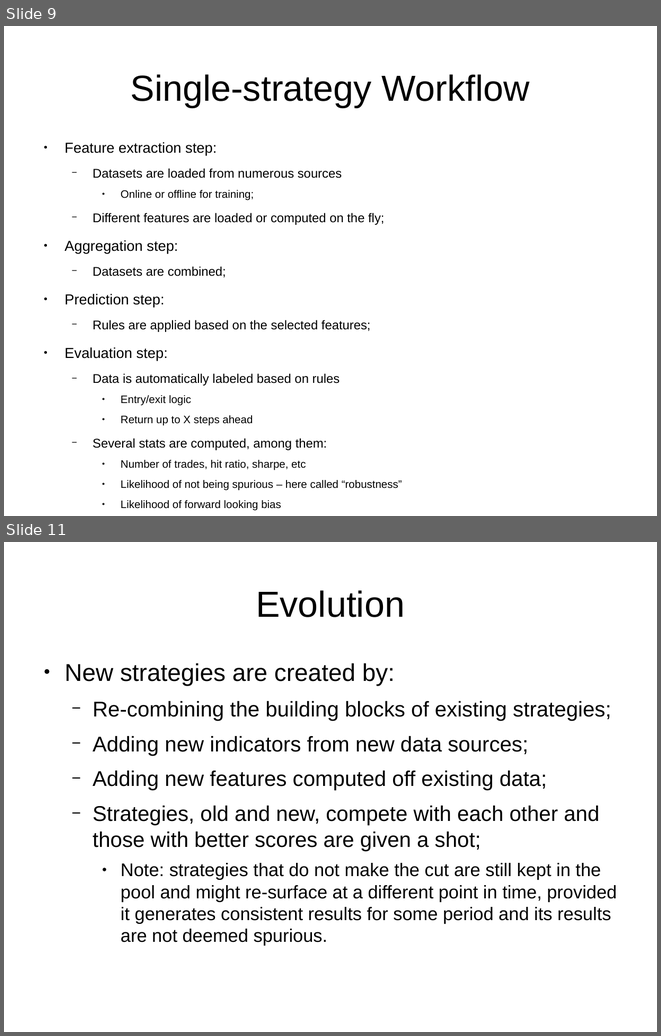
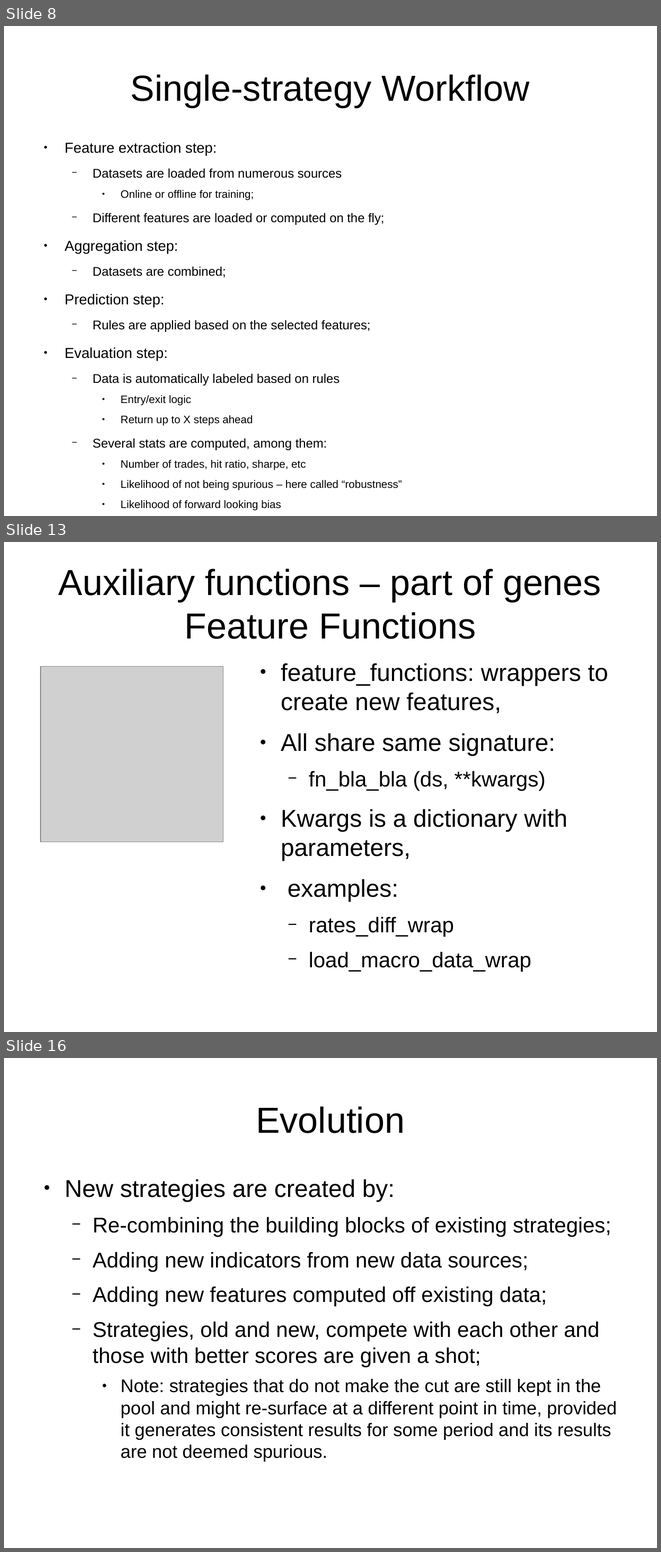
Before and after one commit to bolatroniks/Trading_v2, a slide deck: Alpha Evolution.odp. Shown one above the other, each under a label of ours: slides 9 and 11 before the commit, slides 8, 13 and 16 after it; the slides between them are not shown. The pictures are 661x1036 and 661x1552 pixels, drawn with LibreOffice and Linux fonts; fonts in the diff are those of the drawing; grey boxes stand for pictures. Boxes give left, top, right and bottom in pixels: in the first picture for what was removed or moved away, otherwise in the second. Text is boxed around its words. In the diff, an @@ line names an element or a change of style, - is before the commit and + after.

```diff
--- a/Alpha Evolution.odp
+++ b/Alpha Evolution.odp
@@ slide 13 added at (x1=4, y1=542, x2=657, y2=1032), background #FFFFFF @@
@@ title added at (x1=59, y1=568, x2=601, y2=639), 44 pt, text #000000 @@
+Auxiliary functions – part of genes
+Feature Functions
@@ picture added at (x1=41, y1=667, x2=223, y2=842) @@
@@ text added at (x1=281, y1=663, x2=608, y2=971), 29.6 pt, text #000000 @@
+● feature_functions: wrappers to create new features,
+● All share same signature:
+  − fn_bla_bla (ds, **kwargs)
+● Kwargs is a dictionary with parameters,
+● examples:
+  − rates_diff_wrap
+  − load_macro_data_wrap
@@ what was slide 9 is now slide 8 @@
@@ what was slide 11 is now slide 16 @@
```
Also in this commit, not shown: 5 slides changed, 7 other slides added, 2 slides removed, 5 other files.
